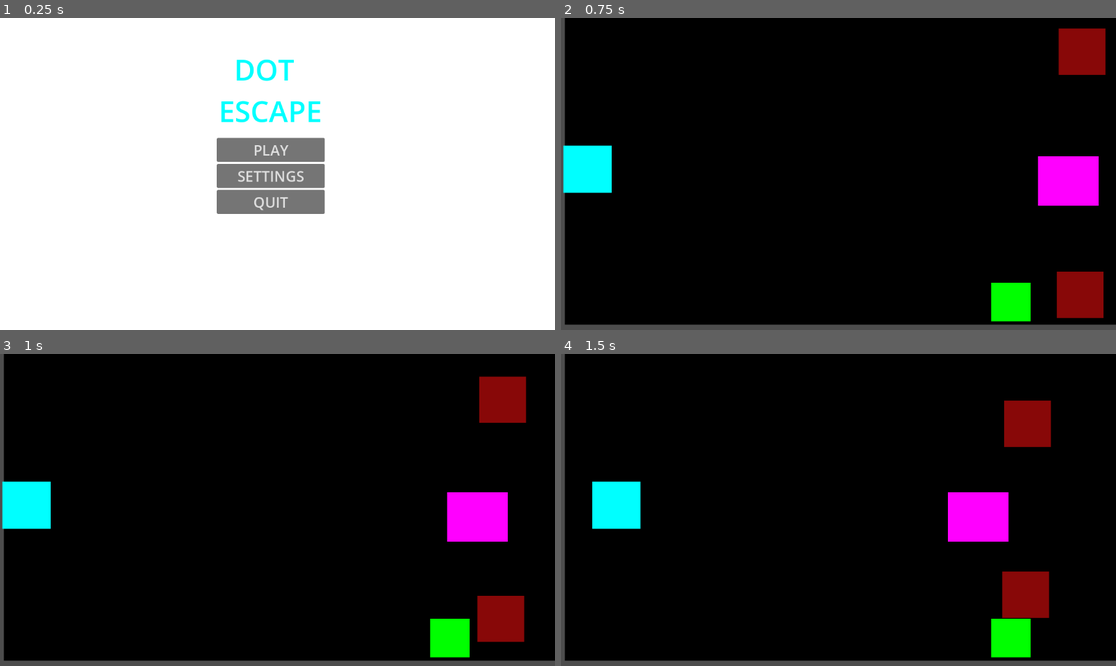
Above: before the commit, frames 1-4 (two rows, left to right).
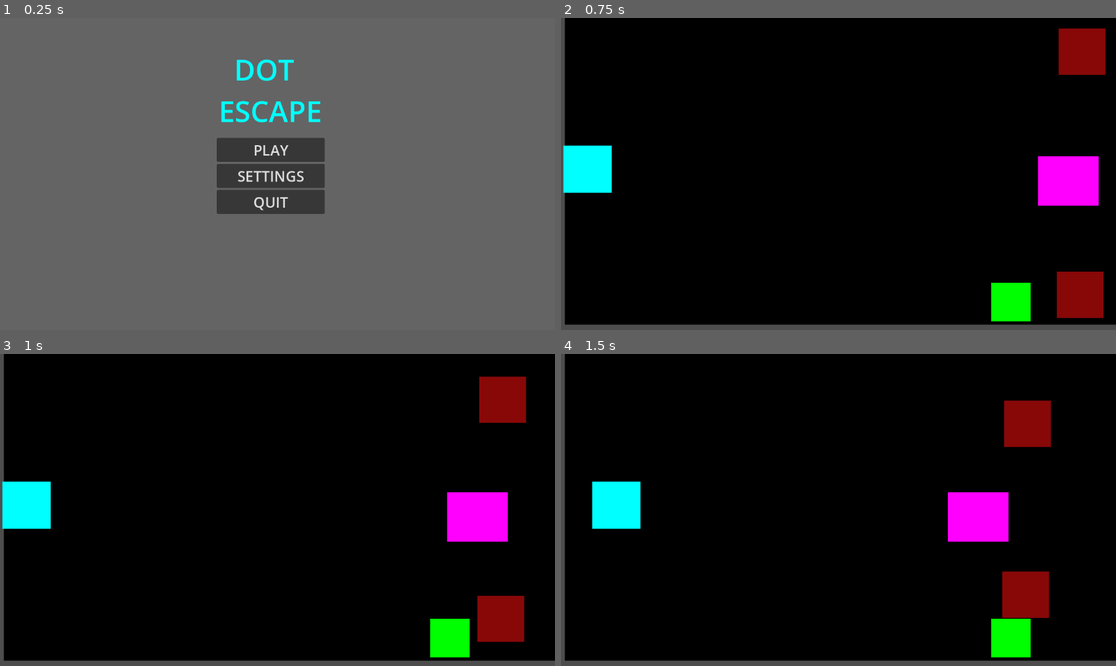
Above: after the commit, the same moments.

Repository: GitProjectAS/DOT-ESCAPE
Game: Godot game, scene res://Scenes/MainScreen.tscn
Two runs of this game, one before a commit and one after it. Both use one fixed random seed, a clock stepped at 60 frames per second and the inputs below.
Inputs:
- Up to frame 1 (0.25 s): no input
- Up to frame 2 (0.75 s): click "PLAY" at 0.5 s
- Up to frame 3 (1 s): no input
- Up to frame 4 (1.5 s): hold Right (ui_right) from 1.28 s (still down)

The runs differ from the first frame. In frame 1, 99% of the frame differs, in the area x 0-100%, y 0-100%; in frame 2, nothing differs; in frame 3, nothing differs; in frame 4, nothing differs.

Commit message:
LevelComplete Scene creation

Diff:
--- /dev/null
+++ b/dot-escape---godot-/Scenes/LevelComplete.tscn
@@ -0,0 +1,13 @@
+[gd_scene format=3 uid="uid://bpfw0ryxud23u"]
+
+[node name="Control" type="Control" unique_id=587618868]
+layout_mode = 3
+anchors_preset = 0
+offset_right = 1154.0
+offset_bottom = 643.0
+
+[node name="ColorRect" type="ColorRect" parent="." unique_id=1754648424]
+layout_mode = 0
+offset_right = 1156.0
+offset_bottom = 643.0
+color = Color(0.38321832, 0.38321835, 0.38321832, 1)
--- a/dot-escape---godot-/Scenes/MainScreen.tscn
+++ b/dot-escape---godot-/Scenes/MainScreen.tscn
@@ -13,6 +13,7 @@
 layout_mode = 0
 offset_right = 1152.0
 offset_bottom = 649.0
+color = Color(0.39232534, 0.39232537, 0.39232534, 1)
 
 [node name="Label" type="Label" parent="." unique_id=1203548160]
 layout_mode = 0
